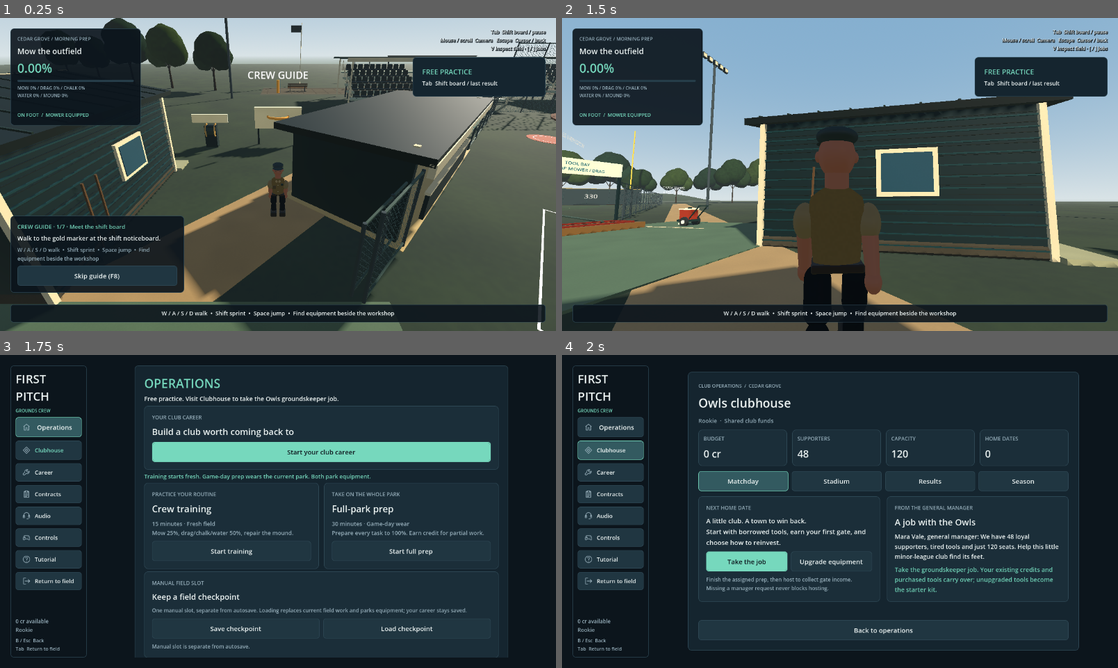
Above: before the commit, frames 1-4 (two rows, left to right).
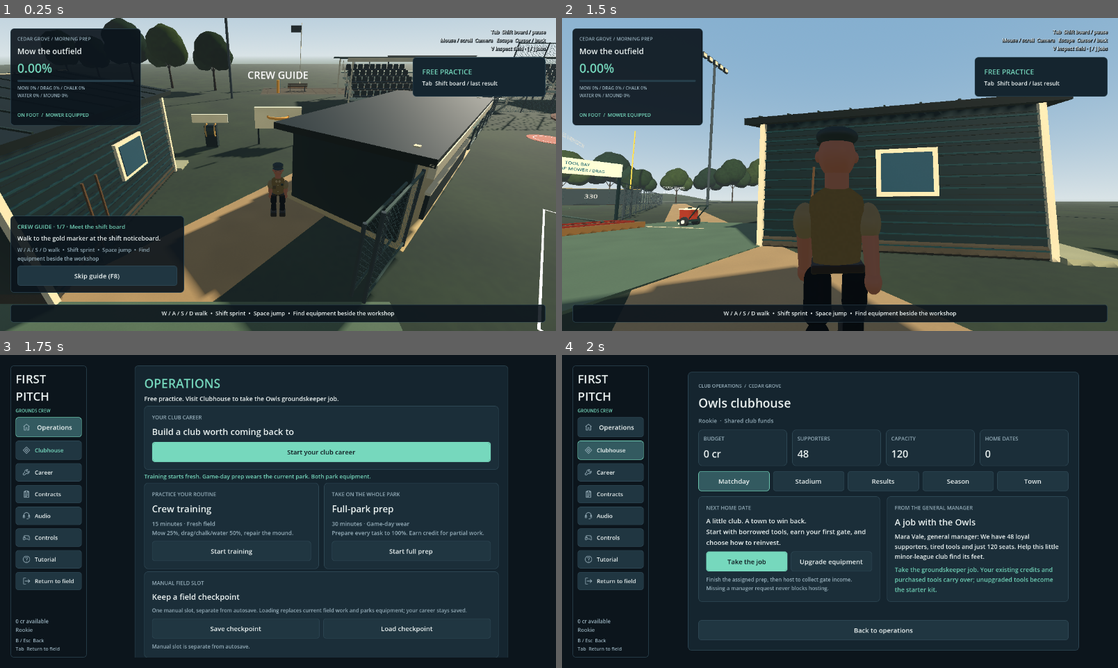
Above: after the commit, the same moments.

Repository: gutiefive/firstpitch
Game: Godot game, scene res://scenes/main/main.tscn
The game is run twice, just before and just after one commit, with the same random seed, the same clock (stepped at 60 frames per second) and the same inputs.
Inputs (mouse positions are in pixels of both pictures, inside the frame that each line leads up to):
- Up to frame 1 (0.25 s): no input
- Up to frame 2 (1.5 s): click "Skip guide (F8)" at 0.5 s; tap Enter (ui_accept) at 1.25 s; move the mouse to (867, 174) at 1.27 s; hold W (forward) from 1.28 s (still down); hold E (interact) from 1.28 s (still down); click (867, 174) at 1.42 s
- Up to frame 3 (1.75 s): keep holding W (forward); keep holding E (interact); tap Enter (ui_accept) at 1.52 s; tap Tab (shift_board) at 1.55 s
- Up to frame 4 (2 s): keep holding W (forward); keep holding E (interact); tap Enter (ui_accept) at 1.82 s

Frames 1-3 are identical in both runs. In frame 4, 0.6% of the frame differs, in the area x 28-87%, y 37-44%.

Commit message:
Add matchday playback controls, safe replay, and Town browsing

Diff:
--- a/scripts/gameplay/club_director.gd
+++ b/scripts/gameplay/club_director.gd
@@ -100,3 +100,14 @@
  message = "Mara: %s is open. That's what reinvesting in the club looks like." % ClubProgress.PROJECTS[id].title
  sync()
  return true
+
+func can_watch() -> bool:
+ return available() and game.shift.session.phase == ShiftSession.Phase.PRACTICE and not game.shift.career.club.last.is_empty() and String(game.shift.career.club.pending).is_empty()
+func watch_last_game() -> bool:
+ if not can_watch() or opening.active:
+  return false
+ game.shift.open_board()
+ game.shift.overlay.club_button.pressed.emit()
+ game.shift.overlay.club_panel.show_section("results")
+ opening.present(game.shift.career.club.last)
+ return true
--- a/scripts/gameplay/matchday_park.gd
+++ b/scripts/gameplay/matchday_park.gd
@@ -175,16 +175,9 @@
  clock = seconds
  stage = "arrivals" if seconds < 7 else ("concourse" if seconds < 13 else ("game" if seconds < 40 else "stories"))
  inning = clampi(1+int((seconds-13)/3),1,9) if seconds >= 13 else 0
- home_runs = 0
- away_runs = 0
- for n in range(inning):
-  home_runs += int(posmod(int(receipt.get("game",1))*5+n*5,7) < 2)
-  away_runs += int(posmod(int(receipt.get("game",1))*3+n*4,9) < 2)
- if inning == 9 and home_runs == away_runs:
-  if int(receipt.get("game",1))%2 == 0:
-   home_runs += 1
-  else:
-   away_runs += 1
+ var score := score_for(int(receipt.get("game",1)),inning)
+ home_runs = score.x
+ away_runs = score.y
  score_sign.text = "OWLS %d  ·  %s %d\n%s" % [home_runs,String(fixture.get("opponent","VISITORS")).to_upper(),away_runs,"INNING %d / 9" % inning if stage == "game" else ("FINAL · THANK YOU, CEDAR GROVE" if stage == "stories" else "GATES OPEN · FIND YOUR SEAT")]
  for display in scoreboards:
   if is_instance_valid(display):
@@ -227,9 +220,9 @@
   a.node.visible = allowed
  actors.visible = allowed and showing and stage == "game"
  score_sign.visible = allowed and hosted and not showing and stage in ["game","stories"]
- if not allowed or (get_tree().paused and not showing):
+ if not allowed or (get_tree().paused and not showing) or (showing and game.club.opening.playback_paused):
   return
- advance(minf(delta,0.1))
+ advance(minf(delta,0.1)*(game.club.opening.playback_speed if showing else 1.0))
 func advance(delta: float) -> void:
  ambient_time += delta
  for worker in workers:
@@ -255,3 +248,14 @@
    fan.get_node("LegRight").rotation.x = -sin(a.phase)*0.32
    fan.get_node("ArmLeft").rotation.x = -sin(a.phase)*0.22
    fan.get_node("ArmRight").rotation.x = sin(a.phase)*0.22
+
+static func score_for(date: int,innings: int = 9) -> Vector2i:
+ var home := 0
+ var away := 0
+ for n in range(innings):
+  home += int(posmod(date*5+n*5,7) < 2)
+  away += int(posmod(date*3+n*4,9) < 2)
+ if innings == 9 and home == away:
+  home += int(date%2 == 0)
+  away += int(date%2 != 0)
+ return Vector2i(home,away)
--- a/scripts/gameplay/stadium_life.gd
+++ b/scripts/gameplay/stadium_life.gd
@@ -31,7 +31,7 @@
  add_child(reaction)
 func _process(delta: float) -> void:
  var state: Dictionary = game.shift.career.club
- var presenting: bool = game.club.opening != null and game.club.opening.active
+ var presenting: bool = game.club.opening != null and game.club.opening.active and not game.club.opening.playback_paused
  var allowed: bool = state.active and not state.last.is_empty() and game.shift.session.phase == ShiftSession.Phase.PRACTICE and (not get_tree().paused or presenting)
  targets.crowd = allowed
  targets.snacks = allowed and "snack_shack" in state.buildings
--- a/scripts/ui/club_panel.gd
+++ b/scripts/ui/club_panel.gd
@@ -23,6 +23,10 @@
 var project_savings := {}
 var result_metrics := {}
 var town_voices: Label
+var town_filter := "All"
+var town_buttons := {}
+var watch_button: Button
+var match_summary: Label
 var result_details: Button
 var sections := {}
 var tabs := {}
@@ -54,7 +58,7 @@
  var navigation := HBoxContainer.new()
  navigation.add_theme_constant_override("separation",8)
  content.add_child(navigation)
- for key in ["matchday","stadium","results","season"]:
+ for key in ["matchday","stadium","results","season","town"]:
   var tab := GameUI.button(navigation,String(key).capitalize())
   tab.toggle_mode = true
   tab.size_flags_horizontal = Control.SIZE_EXPAND_FILL
@@ -93,7 +97,14 @@
  voice = text(story,"",14)
  objective = text(story,"",14)
  objective.modulate = GameUI.ACCENT
- recap_continue = GameUI.button(sections.results,"Continue to next date",true)
+ var result_actions := HBoxContainer.new()
+ result_actions.add_theme_constant_override("separation",8)
+ sections.results.add_child(result_actions)
+ recap_continue = GameUI.button(result_actions,"Continue to next date",true)
+ recap_continue.size_flags_horizontal = Control.SIZE_EXPAND_FILL
+ watch_button = GameUI.button(result_actions,"Watch latest matchday")
+ watch_button.size_flags_horizontal = Control.SIZE_EXPAND_FILL
+ watch_button.pressed.connect(director.watch_last_game)
  recap_continue.pressed.connect(func(): show_section("matchday"); prep_button.grab_focus())
  sections.results.add_theme_constant_override("separation",10)
  var earnings := HBoxContainer.new()
@@ -106,7 +117,7 @@
  var result_card := GameUI.card(sections.results)
  result_card.get_parent().add_theme_stylebox_override("panel",GameUI.box(Color("1b2e39"),12))
  results_title = text(result_card,"Your next home game starts here",24)
- GameUI.label(result_card,"Prep wages are paid when your shift ends. Gate profit and manager bonuses settle when you host.",12,GameUI.MUTED)
+ match_summary = GameUI.label(result_card,"",13,GameUI.MUTED)
  result_details = GameUI.button(result_card,"Show earnings breakdown")
  result_details.toggle_mode = true
  receipt = text(result_card,"",14)
@@ -138,7 +149,19 @@
  var season_card := GameUI.card(sections.season,"SEASON PERFORMANCE")
  season_review = text(season_card,"",18)
  ownership_review = text(GameUI.card(sections.season,"MARA'S OWNERSHIP REVIEW"),"",15)
- town_voices = text(GameUI.card(sections.season,"AROUND THE BALLPARK"),"",14)
+ GameUI.label(sections.town,"Around the ballpark",25)
+ GameUI.label(sections.town,"The people behind your home dates. Their updates change with your field work and stadium investment.",13,GameUI.MUTED)
+ var speakers := HFlowContainer.new()
+ speakers.add_theme_constant_override("h_separation",8)
+ speakers.add_theme_constant_override("v_separation",8)
+ sections.town.add_child(speakers)
+ for speaker in ["All","Mara","Eli","Leni"]:
+  var choose := GameUI.button(speakers,{"All":"Everyone","Mara":"Mara · Manager","Eli":"Eli · Regular fan","Leni":"Leni · Concessions"}[speaker])
+  choose.custom_minimum_size.x = 190 if speaker != "All" else 110
+  choose.toggle_mode = true
+  choose.pressed.connect(func(): show_town_voice(speaker); choose.grab_focus())
+  town_buttons[speaker] = choose
+ town_voices = text(GameUI.card(sections.town,"LATEST TOWN UPDATES"),"",15)
  notice = GameUI.label(content,"",13,GameUI.GOLD)
  back_button = button(content,"Back to operations")
  back_button.pressed.connect(func(): back_requested.emit())
@@ -173,7 +196,14 @@
 func refresh() -> void:
  var career: CareerProfile = director.game.shift.career
  var state: Dictionary = career.club
- town_voices.text = "\n\n".join(director.matchday.story_lines) if not director.matchday.story_lines.is_empty() else "The town is waiting for Opening Day. Take the job, prepare the field, and meet the regulars."
+ show_town_voice(town_filter)
+ watch_button.disabled = not director.can_watch()
+ watch_button.tooltip_text = "Rewatch without changing your earnings." if not watch_button.disabled else "Host a game and finish current work to watch again."
+ if not state.last.is_empty():
+  var score := MatchdayPark.score_for(int(state.games))
+  match_summary.text = "Owls %d · %s %d · Condensed nine-inning game" % [score.x,ClubSchedule.fixture(int(state.games)-1).opponent,score.y]
+ else:
+  match_summary.text = "Host your first home date to see its matchday summary."
  var story := ClubProgress.chapter(state)
  var ready := director.available()
  stats.text = career.rank_title()+"  ·  Shared club funds"
@@ -269,3 +299,13 @@
  await get_tree().process_frame
  if is_inside_tree() and director.game.shift.overlay.club_screen.visible:
   director.game.shift.overlay.club_screen.scroll_vertical = 0
+
+func show_town_voice(speaker: String) -> void:
+ town_filter = speaker
+ var lines := PackedStringArray()
+ for line in director.matchday.story_lines:
+  if speaker == "All" or line.begins_with(speaker):
+   lines.append(line)
+ town_voices.text = "\n\n".join(lines) if not lines.is_empty() else "The town is waiting for Opening Day. Take the job and prepare the field to meet the regulars."
+ for key in town_buttons:
+  town_buttons[key].set_pressed_no_signal(key == speaker)
--- a/scripts/ui/opening_gates.gd
+++ b/scripts/ui/opening_gates.gd
@@ -10,6 +10,15 @@
 var detail: Label
 var moment: Label
 var timeline: ProgressBar
+var playback_paused := false
+var playback_speed := 1.0
+var controls: HFlowContainer
+var pause_button: Button
+var speed_button: Button
+var next_button: Button
+var results_button: Button
+var chapter_label: Label
+var clock_label: Label
 var gates: Array[Node3D] = []
 var cheer: AudioStreamPlayer
 var latch: AudioStreamPlayer
@@ -36,6 +45,16 @@
  picture.stretch_mode = TextureRect.STRETCH_KEEP_ASPECT_COVERED
  picture.mouse_filter = Control.MOUSE_FILTER_IGNORE
  add_child(picture)
+ var top := PanelContainer.new()
+ top.theme = GameUI.theme()
+ top.position = Vector2(24,24)
+ top.custom_minimum_size.x = 380
+ top.add_theme_stylebox_override("panel",GameUI.box(GameUI.BG,12))
+ add_child(top)
+ var top_stack := VBoxContainer.new()
+ top.add_child(top_stack)
+ chapter_label = GameUI.label(top_stack,"",12,GameUI.ACCENT)
+ clock_label = GameUI.label(top_stack,"",13)
  var band := PanelContainer.new()
  band.set_anchors_and_offsets_preset(Control.PRESET_BOTTOM_WIDE)
  band.offset_top = -155
@@ -50,6 +69,7 @@
  stack.mouse_filter = Control.MOUSE_FILTER_IGNORE
  band.add_child(stack)
  heading = Label.new()
+ heading.autowrap_mode = TextServer.AUTOWRAP_WORD_SMART
  heading.add_theme_font_size_override("font_size",28)
  heading.modulate = GameUI.ACCENT
  heading.mouse_filter = Control.MOUSE_FILTER_IGNORE
@@ -62,11 +82,23 @@
  moment = GameUI.label(stack,"",14,GameUI.TEXT)
  timeline = GameUI.meter(stack)
  timeline.theme = GameUI.theme()
- var skip := Label.new()
- skip.text = "Enter / A / click to continue · Esc / B to skip"
- skip.modulate = Color("b7d0bc")
- skip.mouse_filter = Control.MOUSE_FILTER_IGNORE
- stack.add_child(skip)
+ controls = HFlowContainer.new()
+ controls.theme = GameUI.theme()
+ controls.mouse_filter = Control.MOUSE_FILTER_STOP
+ controls.add_theme_constant_override("h_separation",8)
+ controls.add_theme_constant_override("v_separation",6)
+ stack.add_child(controls)
+ pause_button = GameUI.button(controls,"Pause · Space / X")
+ speed_button = GameUI.button(controls,"Speed 1× · Y")
+ next_button = GameUI.button(controls,"Next moment · N / RB")
+ results_button = GameUI.button(controls,"Results · Enter / A",true)
+ for button in [pause_button,speed_button,next_button,results_button]:
+  button.focus_mode = Control.FOCUS_NONE
+  button.custom_minimum_size.x = 210 if button == next_button else 185
+ pause_button.pressed.connect(toggle_pause)
+ speed_button.pressed.connect(cycle_speed)
+ next_button.pressed.connect(next_moment)
+ results_button.pressed.connect(finish)
  for id in ["crowd_cheer","gate_open"]:
   var player := AudioStreamPlayer.new()
   player.stream = game.audio.stream(id)
@@ -97,6 +129,12 @@
   gates[i].rotation.y = (-1 if i == 0 else 1)*PI*0.5*value
 func present(receipt: Dictionary) -> void:
  elapsed = 0
+ playback_paused = false
+ playback_speed = 1
+ cheer.stream_paused = false
+ latch.stream_paused = false
+ pause_button.text = "Pause · Space / X"
+ speed_button.text = "Speed 1× · Y"
  game.club.matchday.begin(receipt)
  active = true
  visible = true
@@ -135,12 +173,14 @@
   camera.look_at(Vector3(-7,1.4,24))
   var index := mini(park.story_lines.size()-1,1+int((seconds-40)/2.4))
   moment.text = park.story_lines[index]
+ chapter_label.text = "MATCHDAY  /  "+{"arrivals":"1 OF 4 · ARRIVALS","concourse":"2 OF 4 · AROUND THE PARK","game":"3 OF 4 · THE GAME","stories":"4 OF 4 · TOWN VOICES"}[park.stage]
+ clock_label.text = "%s / 0:47  ·  %s" % [ShiftSession.clock_text(seconds),"PAUSED" if playback_paused else "%d× speed" % int(playback_speed)]
  timeline.value = fraction*100
  set_gate_fraction(1-pow(1-minf(1,seconds/3),3))
 func _process(delta: float) -> void:
- if not active:
-  return
- elapsed += delta
+ if not active or playback_paused:
+  return
+ elapsed += delta*playback_speed
  update_view(clampf(elapsed/DURATION,0,1))
  if elapsed >= DURATION:
   finish()
@@ -150,12 +190,29 @@
  if event is InputEventKey and event.echo:
   get_viewport().set_input_as_handled()
   return
- if event.is_action_pressed("ui_accept") or event.is_action_pressed("ui_cancel") or event.is_action_pressed("cursor_menu") or event.is_action_pressed("shift_board") or (event is InputEventMouseButton and event.pressed and event.button_index == MOUSE_BUTTON_LEFT):
+ if event is InputEventMouse and controls.get_global_rect().has_point(event.position):
+  return
+ if (event is InputEventKey and event.pressed and event.physical_keycode == KEY_SPACE) or (event is InputEventJoypadButton and event.pressed and event.button_index == JOY_BUTTON_X):
+  toggle_pause()
+  get_viewport().set_input_as_handled()
+  return
+ if (event is InputEventKey and event.pressed and event.physical_keycode == KEY_Y) or (event is InputEventJoypadButton and event.pressed and event.button_index == JOY_BUTTON_Y):
+  cycle_speed()
+  get_viewport().set_input_as_handled()
+  return
+ if (event is InputEventKey and event.pressed and event.physical_keycode == KEY_N) or (event is InputEventJoypadButton and event.pressed and event.button_index == JOY_BUTTON_RIGHT_SHOULDER):
+  next_moment()
+  get_viewport().set_input_as_handled()
+  return
+ if event.is_action_pressed("ui_accept") or event.is_action_pressed("ui_cancel") or event.is_action_pressed("cursor_menu") or event.is_action_pressed("shift_board"):
   finish()
  # The covered recap must not respond to navigation or pointer events underneath.
  get_viewport().set_input_as_handled()
 func finish() -> void:
  active = false
+ playback_paused = false
+ cheer.stream_paused = false
+ latch.stream_paused = false
  visible = false
  if game.club.matchday != null:
   game.club.matchday.complete()
@@ -163,3 +220,27 @@
  view.render_target_update_mode = SubViewport.UPDATE_DISABLED
  cheer.stop()
  latch.stop()
+
+func toggle_pause() -> void:
+ if not active:
+  return
+ playback_paused = not playback_paused
+ cheer.stream_paused = playback_paused
+ latch.stream_paused = playback_paused
+ pause_button.text = "Play · Space / X" if playback_paused else "Pause · Space / X"
+ update_view(elapsed/DURATION)
+func cycle_speed() -> void:
+ if not active:
+  return
+ playback_speed = 2.0 if playback_speed == 1 else 1.0
+ speed_button.text = "Speed %d× · Y" % int(playback_speed)
+ update_view(elapsed/DURATION)
+func next_moment() -> void:
+ if not active:
+  return
+ for mark in [7.0,13.0,40.0]:
+  if elapsed < mark-0.01:
+   elapsed = mark
+   update_view(elapsed/DURATION)
+   return
+ finish()
--- /dev/null
+++ b/tests/test_matchday_ui.gd
@@ -0,0 +1,110 @@
+extends "res://tests/test_modern_ui.gd"
+func key(code: Key) -> void:
+ for pressed in [true,false]:
+  var event := InputEventKey.new()
+  event.keycode = code
+  event.physical_keycode = code
+  event.pressed = pressed
+  Input.parse_input_event(event)
+  await process_frame
+ await idle()
+func run() -> void:
+ root.size = Vector2i(1280,720)
+ var g = load("res://scenes/main/main.tscn").instantiate()
+ g.career_save_path = "user://matchday-ui-career.dat"
+ g.settings_save_path = "user://matchday-ui-settings.cfg"
+ g.tutorial_enabled = false
+ g.autosave_enabled = false
+ DirAccess.remove_absolute(g.career_save_path)
+ root.add_child(g)
+ await idle(12)
+ var ui = g.shift.overlay
+ var club = ui.club_panel
+ var show: OpeningGates = g.club.opening
+ var park: MatchdayPark = g.club.matchday
+ root.disable_3d = true # The presentation uses its own 3D viewport; menus are opaque.
+ check(club.watch_button.disabled and not g.club.watch_last_game(),"unhosted games cannot be replayed")
+ g.club.join()
+ g.club.prepare()
+ check(not g.club.can_watch(),"active prep prevents replay")
+ g.grass.prepare_all()
+ g.infield.prepare_all()
+ g.moisture.fill_valid(0.8)
+ g.chalk.prepare_all()
+ g.mound.prepare_all()
+ g.shift.collect_progress()
+ g.shift.session.advance(0)
+ g.club.host()
+ show.set_process(false)
+ await idle(4)
+ var ledger: Dictionary = g.shift.career.data.duplicate(true)
+ var money: int = g.shift.career.balance
+ await click(show.pause_button)
+ check(show.active and show.playback_paused,"native pause button controls presentation without exiting")
+ var time := show.elapsed
+ var position: Vector3 = park.agents[0].node.position
+ show._process(2)
+ park._process(0.1)
+ g.club.life._process(0.1)
+ check(show.elapsed == time and park.agents[0].node.position == position and not g.club.life.targets.crowd,"playback pause freezes clock, walkers and ambience")
+ await pad(JOY_BUTTON_X)
+ check(not show.playback_paused,"controller X resumes playback")
+ await key(KEY_SPACE)
+ check(show.playback_paused and show.active,"keyboard Space pauses without triggering default accept")
+ await key(KEY_SPACE)
+ await key(KEY_Y)
+ check(show.playback_speed == 2,"keyboard Y changes playback speed")
+ await key(KEY_Y)
+ await pad(JOY_BUTTON_Y)
+ check(show.playback_speed == 2,"controller Y selects double speed")
+ show._process(1)
+ check(is_equal_approx(show.elapsed,time+2),"double speed advances presentation clock twice as fast")
+ await pad(JOY_BUTTON_RIGHT_SHOULDER)
+ check(show.elapsed == 7 and park.stage == "concourse","controller RB jumps to next chapter")
+ await key(KEY_N)
+ check(show.elapsed == 13 and park.stage == "game","keyboard N reaches next chapter")
+ await click(show.pause_button)
+ check(show.playback_paused and show.chapter_label.text.contains("THE GAME") and show.clock_label.text.contains("PAUSED"),"chapter and clock explain paused viewing state")
+ check(show.chapter_label.get_global_rect().size.y < 60,"chapter badge remains a compact readable label")
+ for pressed in [true,false]:
+  var pointer := InputEventMouseButton.new()
+  pointer.position = Vector2(10,10)
+  pointer.button_index = MOUSE_BUTTON_LEFT
+  pointer.pressed = pressed
+  Input.parse_input_event(pointer)
+  await process_frame
+ check(show.active,"clicks outside playback controls cannot dismiss the show")
+ await capture("watch-live")
+ root.size = Vector2i(1024,768)
+ await idle(8)
+ check(Rect2(Vector2.ZERO,Vector2(root.size)).encloses(show.controls.get_global_rect()),"playback controls fit smaller window")
+ await capture("watch-compact")
+ root.size = Vector2i(1280,720)
+ await idle(5)
+ await click(show.next_button)
+ check(show.elapsed == 40 and park.inning == 9,"next chapter remains usable while paused")
+ await click(show.results_button)
+ check(not show.active and club.selected_section == "results" and paused,"Results button returns to recap without starting next date")
+ check(g.shift.career.data == ledger and g.shift.career.balance == money,"viewing controls never alter settled finances")
+ var final := MatchdayPark.score_for(1)
+ check(club.match_summary.text.contains("Owls %d" % final.x) and club.match_summary.text.contains("Mill Creek Foxes %d" % final.y),"Results uses the same displayed final as the simulation")
+ await capture("watch-results")
+ var count := show.presentations
+ await click(club.watch_button)
+ check(show.active and show.presentations == count+1 and show.elapsed == 0 and show.playback_speed == 1 and not show.playback_paused,"explicit replay resets playback controls")
+ await pad(JOY_BUTTON_A)
+ check(not show.active and club.selected_section == "results" and club.recap_continue.has_focus(),"A exits replay without activating covered Continue")
+ check(g.shift.career.data == ledger and g.shift.career.balance == money,"replay cannot pay or append a hosted game")
+ await click(club.tabs.town)
+ check(club.selected_section == "town" and club.town_voices.text.contains("Leni"),"Town tab opens latest character updates")
+ await click(club.town_buttons.Leni)
+ check(club.town_filter == "Leni" and club.town_voices.text.begins_with("Leni") and not club.town_voices.text.contains("Mara"),"speaker selection filters town conversation")
+ await capture("watch-town")
+ await click(club.town_buttons.All)
+ check(club.town_voices.text.contains("Mara") and club.town_voices.text.contains("Eli"),"Everyone restores complete town updates")
+ g.queue_free()
+ await idle(4)
+ DirAccess.remove_absolute("user://matchday-ui-career.dat")
+ DirAccess.remove_absolute("user://matchday-ui-settings.cfg")
+ print("Matchday UI: %d checks; %d failures" % [checks,failures])
+ quit(1 if failures else 0)
Binary file added: docs/screenshots/watch-compact.png
Not shown, added: docs/screenshots/watch-compact.png.import
Binary file added: docs/screenshots/watch-playback.png
Not shown, added: docs/screenshots/watch-playback.png.import
Binary file added: docs/screenshots/watch-results.png
Not shown, added: docs/screenshots/watch-results.png.import
Binary file added: docs/screenshots/watch-town.png
Not shown, added: docs/screenshots/watch-town.png.import
Not shown, added: tests/test_matchday_ui.gd.uid
Not shown, changed: docs/LEARNING_NOTES.md
Not shown, changed: docs/ROADMAP.md
Not shown, changed: docs/VERIFICATION.md
